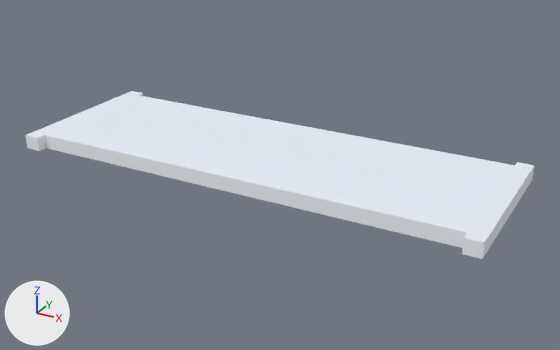
Renders of the FBX model SourceAssets/MPR/environment/SM_MPR_Env_Near_Buildings.fbx from each side of a commit.
Both versions are drawn from a 50 mm camera at (368.0, -383.0, 287.0) aimed at (40.0, 213.0, -10.0). Arrows for +X, +Y and +Z are at lower left; the lights stay in place. The first picture is the older version. Vertices at exactly the same position are counted once.

Objects in the first picture: 'SM_MPR_Env_Near_Buildings'.
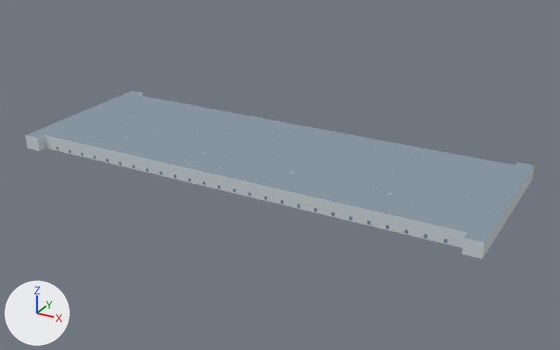
Edits to the scene script, one JSON object a line:
```json
{"op": "add", "block": "mat_m_mpr_env_contextroof", "code": ["mat_m_mpr_env_contextroof = principled_material('M_MPR_Env_ContextRoof')", "mat_m_mpr_env_contextroof.base_color = (0.24, 0.31, 0.37)  # greyish blue #8697a4", "mat_m_mpr_env_contextroof.roughness = 0.8"]}
{"op": "add", "block": "mat_m_mpr_env_contextglass", "code": ["mat_m_mpr_env_contextglass = principled_material('M_MPR_Env_ContextGlass')", "mat_m_mpr_env_contextglass.base_color = (0.16, 0.23, 0.3)  # greyish blue #6f8495", "mat_m_mpr_env_contextglass.roughness = 0.8"]}
{"op": "add", "block": "mat_m_mpr_env_contexttrim", "code": ["mat_m_mpr_env_contexttrim = principled_material('M_MPR_Env_ContextTrim')", "mat_m_mpr_env_contexttrim.base_color = (0.39, 0.46, 0.5)  # grey #a8b5bc", "mat_m_mpr_env_contexttrim.roughness = 0.8"]}
{"op": "add", "block": "mat_m_mpr_env_contextwall", "code": ["mat_m_mpr_env_contextwall = principled_material('M_MPR_Env_ContextWall')", "mat_m_mpr_env_contextwall.base_color = (0.6, 0.66, 0.69)  # light grey #cbd4d8", "mat_m_mpr_env_contextwall.roughness = 0.8"]}
{"block": "me_sm_mpr_env_near_buildings", "where": "# used by ob_sm_mpr_env_near_buildings; location = (0.0, 0.0, 0.0)"}
{"op": "remove", "block": "me_sm_mpr_env_near_buildings", "code": "me_sm_mpr_env_near_buildings.from_pydata(...)  # 24 vertices, 22 faces; spans x -204.0..257.0, y 130.0..297.0, z -1.0..13.0"}
{"op": "add", "block": "me_sm_mpr_env_near_buildings", "code": "me_sm_mpr_env_near_buildings.from_pydata(...)  # 920 vertices, 338 faces; spans x -204.0..257.0, y 130.0..297.0, z -1.0..13.0"}
{"block": "me_sm_mpr_env_near_buildings", "change": "me_sm_mpr_env_near_buildings part 1: 896 vertices added at x -204.0..257.0, y 130.0..297.0, z -1.0..13.0"}
{"block": "me_sm_mpr_env_near_buildings", "change": "me_sm_mpr_env_near_buildings part 2: 12 faces spanning x -204.0..257.0, y 130.0..297.0, z -1.0..13.0 switch from mat_m_mpr_env_buildings (white #f3f7fd) to mat_m_mpr_env_contextwall (light grey #cbd4d8)"}
{"block": "me_sm_mpr_env_near_buildings", "change": "me_sm_mpr_env_near_buildings part 3: 10 faces spanning x -204.0..257.0, y 130.0..297.0, z 13.0 switch from mat_m_mpr_env_roofs (white #eaf0f9) to mat_m_mpr_env_contextroof (greyish blue #8697a4)"}
{"op": "add", "block": "me_sm_mpr_env_near_buildings", "code": "me_sm_mpr_env_near_buildings.materials.append(mat_m_mpr_env_contextglass)  # greyish blue #6f8495"}
{"op": "add", "block": "me_sm_mpr_env_near_buildings", "code": "me_sm_mpr_env_near_buildings.materials.append(mat_m_mpr_env_contexttrim)  # grey #a8b5bc"}
```

Location of each change, [x1, y1, x2, y2] in pixels of the pictures (560 x 350 px):
```json
{"part": 1, "of": "me_sm_mpr_env_near_buildings", "change": "added", "after": [27, 91, 534, 254]}
{"part": 2, "of": "me_sm_mpr_env_near_buildings", "change": "recoloured", "before": [25, 93, 535, 259], "after": [25, 93, 535, 259]}
{"part": 3, "of": "me_sm_mpr_env_near_buildings", "change": "recoloured", "before": [27, 91, 534, 242], "after": [27, 91, 534, 242], "on screen": "white to greyish blue"}
```
